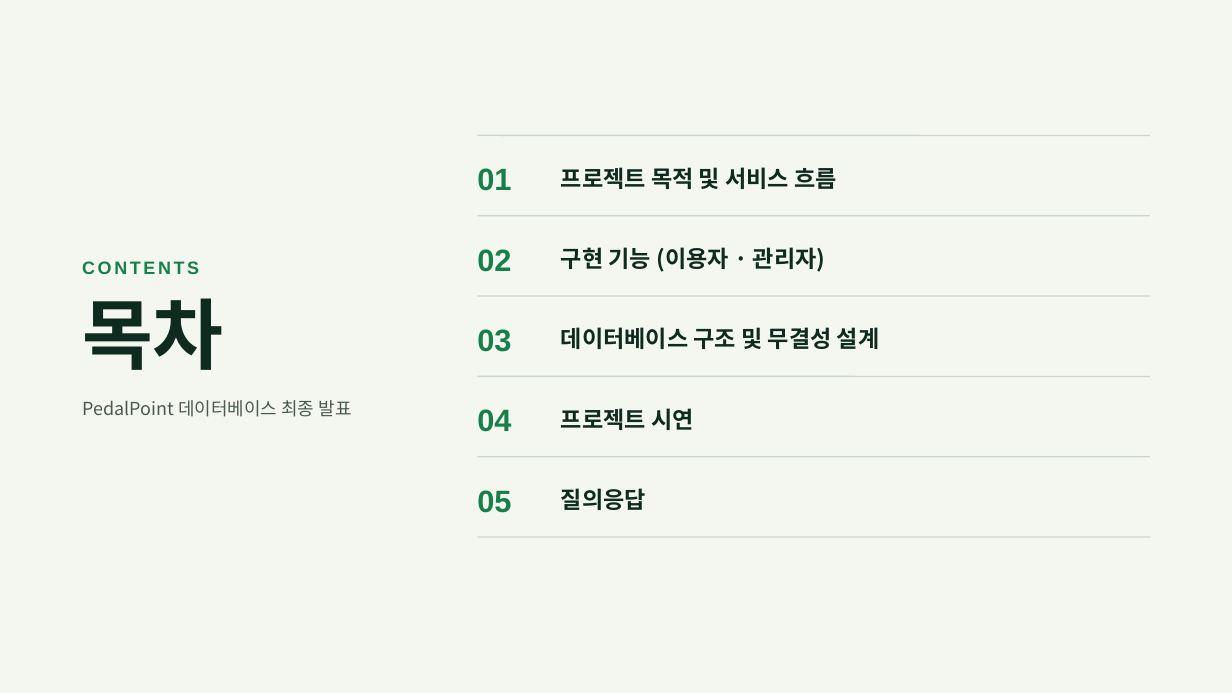
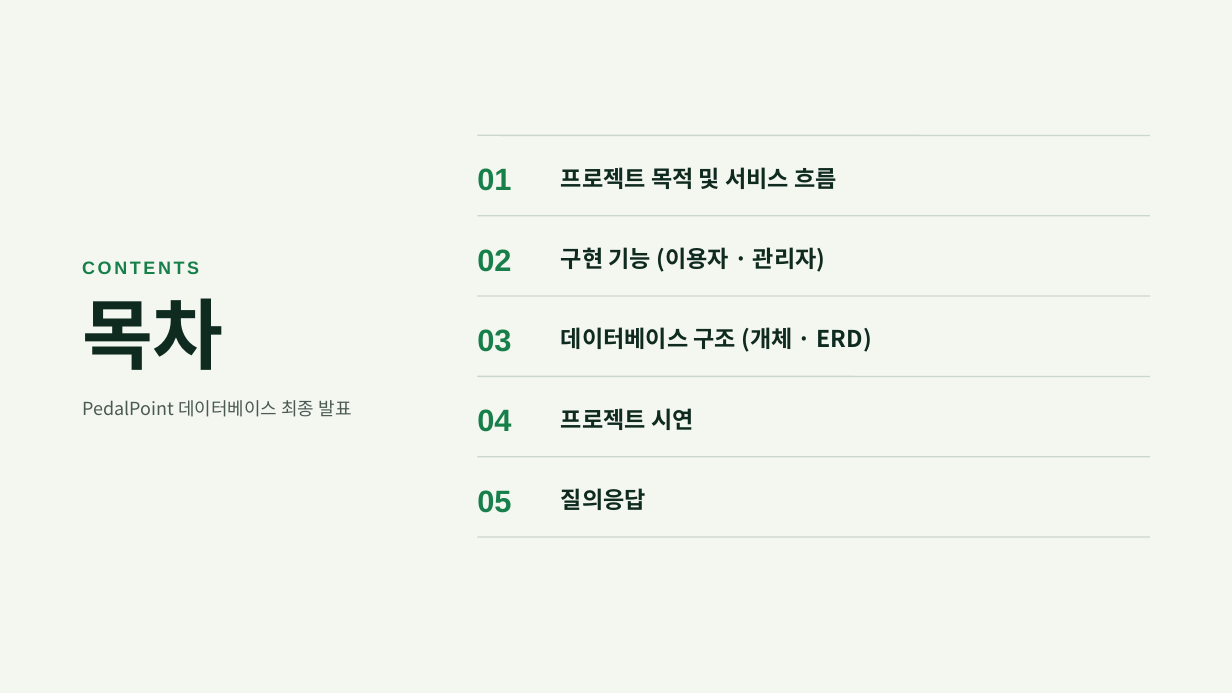
Before and after one commit to huny4daniel/pedal-point, a slide deck: slide 2 of docs/데이터베이스 최종 발표 5조.pptx. Drawn at 1232x693 pixels with LibreOffice and Linux fonts; fonts in the diff are those of the drawing. Boxes give left, top, right and bottom in pixels: in the first picture for what was removed or moved away, otherwise in the second. Text is boxed around its words. In the diff, an @@ line names an element or a change of style, - is before the commit and + after.

```diff
--- a/docs/데이터베이스 최종 발표 5조.pptx
+++ b/docs/데이터베이스 최종 발표 5조.pptx
@@ text at box(561, 327, 872, 352): text changed @@
-데이터베이스 구조 및 무결성 설계
+데이터베이스 구조 (개체 · ERD)
```
Also in this commit, not shown: 7 other slides changed, 4 slides added, 2 slides removed, 2 other files.
